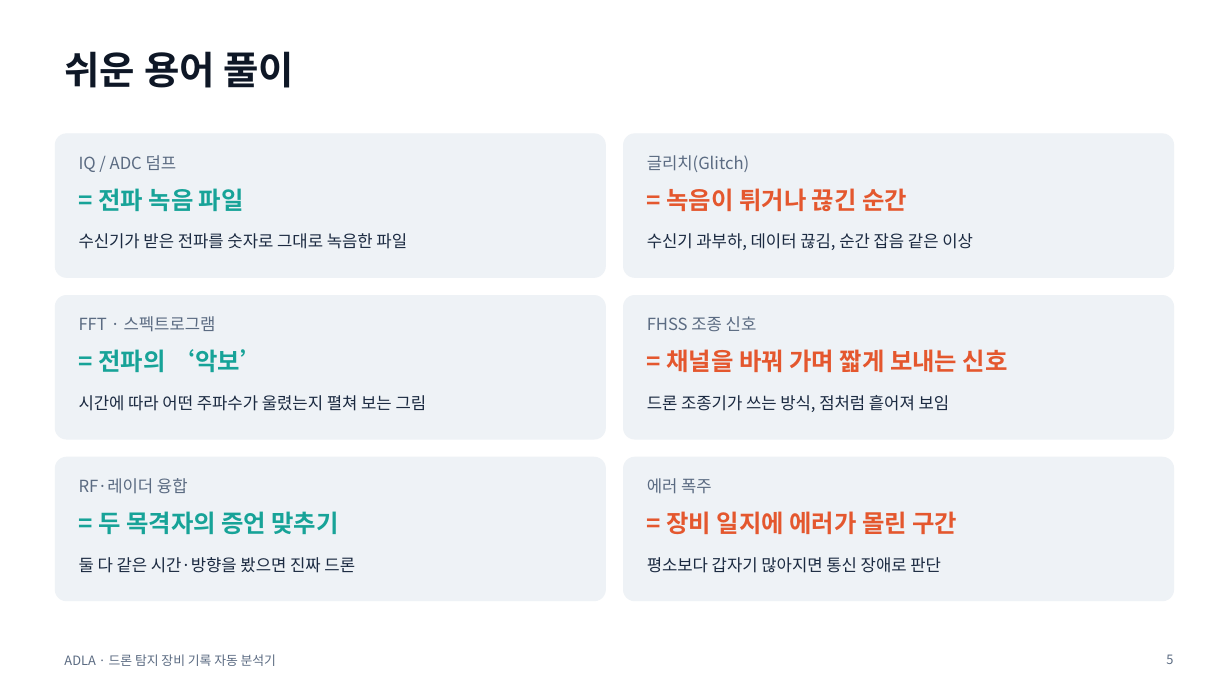
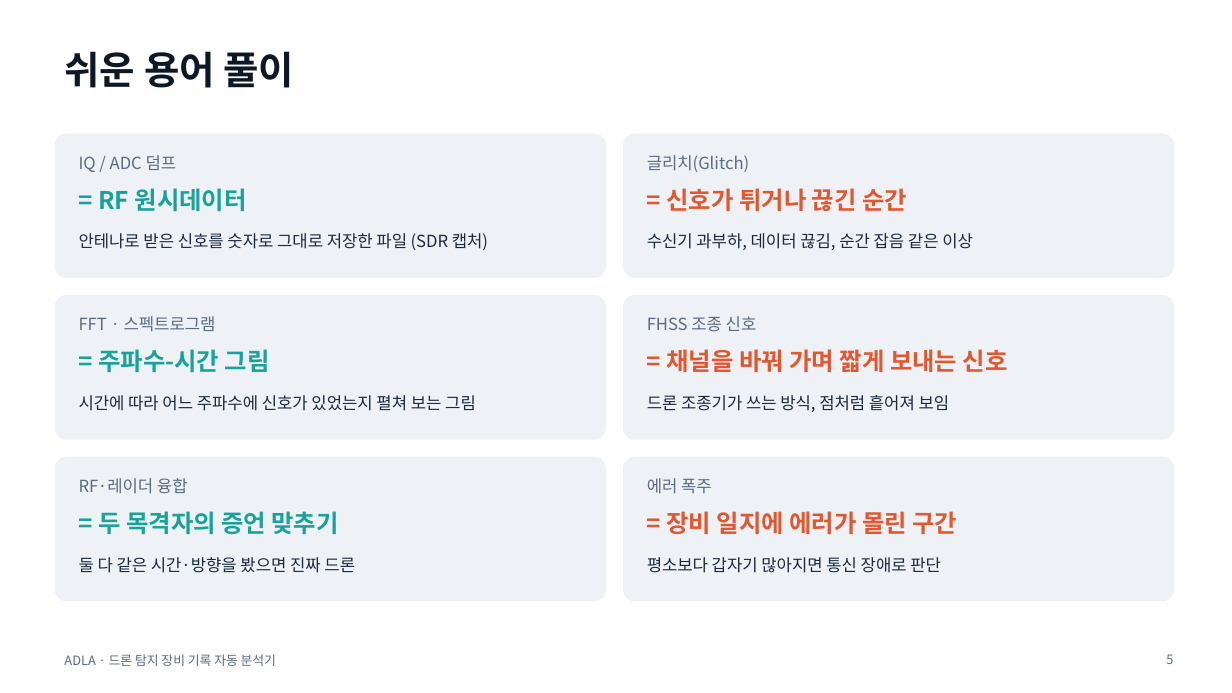
Before and after one commit to taeseokyoon/antidrone-log-analyzer, a slide deck: slide 5 of docs/ADLA_presentation.pptx. Drawn at 1232x693 pixels with LibreOffice and Linux fonts; fonts in the diff are those of the drawing. Boxes give left, top, right and bottom in pixels: in the first picture for what was removed or moved away, otherwise in the second. Text is boxed around its words. In the diff, an @@ line names an element or a change of style, - is before the commit and + after.

```diff
--- a/docs/ADLA_presentation.pptx
+++ b/docs/ADLA_presentation.pptx
@@ text at (98,188,247,211): text changed @@
-= 전파 녹음 파일
+= RF 원시데이터
@@ text at (667,188,907,211): text changed @@
-= 녹음이 튀거나 끊긴 순간
+= 신호가 튀거나 끊긴 순간
@@ text at (79,233,488,250): text changed @@
-수신기가 받은 전파를 숫자로 그대로 녹음한 파일
+안테나로 받은 신호를 숫자로 그대로 저장한 파일 (SDR 캡처)
@@ text at (98,349,270,372): text changed @@
-= 전파의 ‘악보’
+= 주파수-시간 그림
@@ text at (79,395,476,411): text changed @@
-시간에 따라 어떤 주파수가 울렸는지 펼쳐 보는 그림
+시간에 따라 어느 주파수에 신호가 있었는지 펼쳐 보는 그림
```
Also in this commit, not shown: 4 other slides changed, 2 other files.
